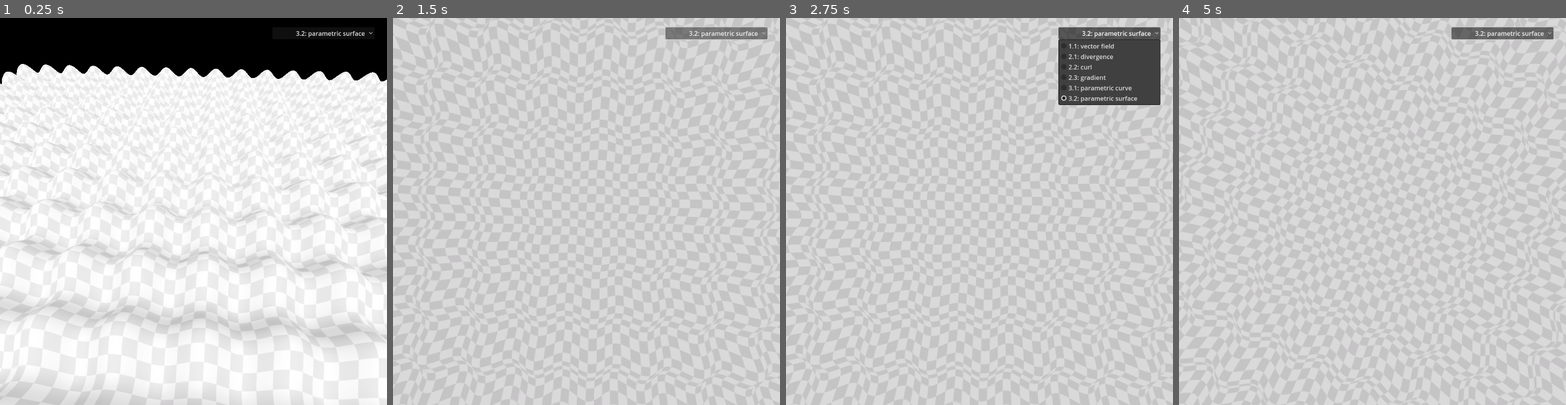
Above: before the commit, frames 1-4 (left to right).
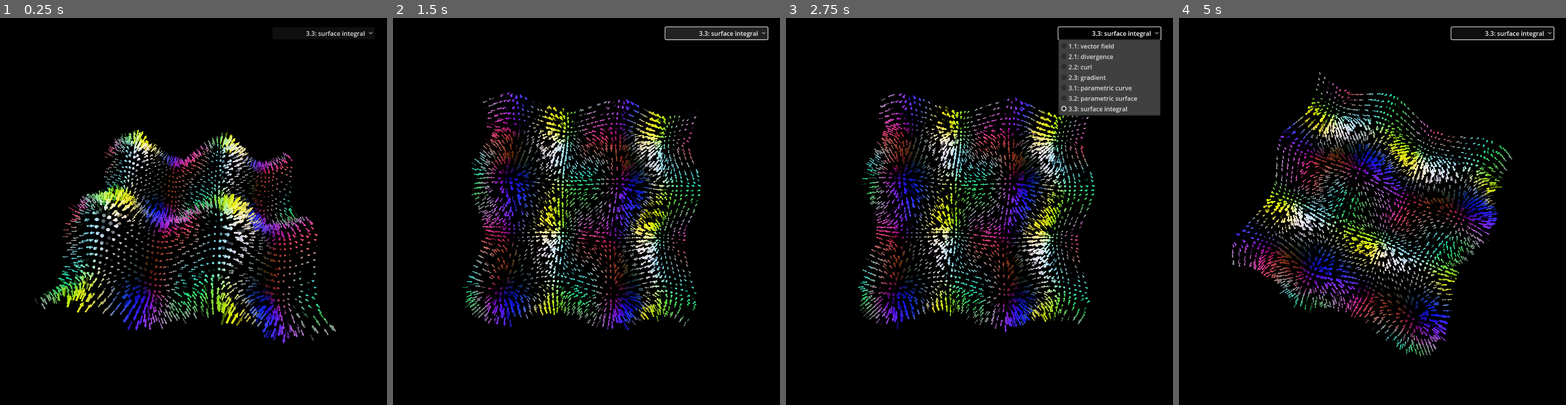
Above: after the commit, the same moments.

Repository: slotling/electromagnetism
Game: Godot game, scene res://Worlds/BaseWorlds/3d_world.tscn
Two runs of this game, one before a commit and one after it. Both use one fixed random seed, a clock stepped at 60 frames per second and the inputs below. Before the commit the project starts from res://3d_world.tscn.
Inputs (mouse positions are in pixels of both pictures, inside the frame that each line leads up to):
- Up to frame 1 (0.25 s): no input
- Up to frame 2 (1.5 s): click "3.2: parametric surface" (after the commit: "3.3: surface integral") at 0.5 s; click "3.2: parametric surface" (after the commit: "3.3: surface integral") at 1.25 s
- Up to frame 3 (2.75 s): click "3.2: parametric surface" (after the commit: "3.3: surface integral") at 2 s
- Up to frame 4 (5 s): move the mouse to (1457, 192) at 2.77 s; press the mouse at (1457, 192) at 2.78 s; move the mouse to (1295, 230) at 3.52 s; release the mouse at (1295, 230) at 3.53 s; click (1295, 230) at 3.6 s; move the mouse to (1411, 126) at 4.27 s; press the mouse at (1411, 126) at 4.28 s

The runs differ from the first frame. In frame 1, 86% of the frame differs, in the area x 0-100%, y 3-100%; in frame 2, 100%; in frame 3, 95%; in frame 4, 100%, in the area x 0-100%, y 0-100%.

Commit message:
surface vectors
Move base world files to Worlds/BaseWorlds directory for better project organization. Rename parametric files for clarity (3_1_parametric → 3_1_curve). Add new 3_3_surface_integral world with flux calculation. Refactor surface.gd with improved parametrization and normal calculations. Refactor vector field code to extract common drawing methods. Fix 2dswirl function from cos to sin.

Diff:
--- a/Global/Global.gd
+++ b/Global/Global.gd
@@ -15,7 +15,7 @@
 		func(x, y, z): return Vector3(0, 0, 0)
 	],
 	"2dswirl": [
-		func(x, y, z): return Vector3(cos(y), cos(x), 0),
+		func(x, y, z): return Vector3(sin(y), sin(x), 0),
 		func(x, y, z): return Vector3(0, 0, 0),
 		func(x, y, z): return 0,
 		func(x, y, z): return Vector3(0, 0, -sin(x) + sin(y))
@@ -51,14 +51,15 @@
 }
 
 @onready var ROOT_WORLD = get_tree().root.get_node("World")
-@onready var ROOT_SCENE = ROOT_WORLD.get_node("Scene")
+@onready var ROOT_SCENE
 @onready var WORLD
 
 @onready var CAMERA
 
 # Called when the node enters the scene tree for the first time.
 func _ready() -> void:
-	pass # Replace with function body.
+	if ROOT_WORLD:
+		ROOT_SCENE = ROOT_WORLD.get_node("Scene")
 
 
 # Called every frame. 'delta' is the elapsed time since the previous frame.
--- /dev/null
+++ b/Junk/node_3d.gd
@@ -0,0 +1,11 @@
+extends Node3D
+
+
+# Called when the node enters the scene tree for the first time.
+func _ready() -> void:
+	print(sin(-50) + sin(-50))
+
+
+# Called every frame. 'delta' is the elapsed time since the previous frame.
+func _process(delta: float) -> void:
+	pass
--- a/Junk/node_3d.tscn
+++ b/Junk/node_3d.tscn
@@ -1,6 +1,7 @@
-[gd_scene load_steps=6 format=4 uid="uid://jy6vukjb1n2g"]
+[gd_scene load_steps=7 format=4 uid="uid://jy6vukjb1n2g"]
 
 [ext_resource type="ArrayMesh" uid="uid://brfks7dnlrg16" path="res://Resources/Visual/ArrowMesh.tres" id="1_83b2w"]
+[ext_resource type="Script" uid="uid://bv3lmnelgxku5" path="res://Junk/node_3d.gd" id="1_elk6h"]
 [ext_resource type="SphereMesh" uid="uid://ni2p4sceba1d" path="res://Resources/Visual/TipMesh.tres" id="2_entwj"]
 [ext_resource type="CylinderMesh" uid="uid://dp8vruwyagpka" path="res://Resources/Visual/TailMesh.tres" id="3_b2s50"]
 
@@ -21,6 +22,7 @@
 }]
 
 [node name="Node3D" type="Node3D"]
+script = ExtResource("1_elk6h")
 
 [node name="USABLEMESH" type="MeshInstance3D" parent="."]
 transform = Transform3D(1, 0, 0, 0, 1, 0, 0, 0, 1, 3, 0, 0)
--- /dev/null
+++ b/Junk/sphere.tscn
@@ -0,0 +1,12 @@
+[gd_scene load_steps=3 format=3 uid="uid://dvwyumy62wtad"]
+
+[sub_resource type="StandardMaterial3D" id="StandardMaterial3D_iwn6x"]
+albedo_color = Color(1, 0, 0, 1)
+
+[sub_resource type="SphereMesh" id="SphereMesh_iwn6x"]
+material = SubResource("StandardMaterial3D_iwn6x")
+radius = 2.0
+height = 4.0
+
+[node name="Sphere" type="MeshInstance3D"]
+mesh = SubResource("SphereMesh_iwn6x")
--- a/Scenes/surface.gd
+++ b/Scenes/surface.gd
@@ -1,28 +1,41 @@
 extends Node3D
 
-var i_start = 0
-var i_end = 500
-var j_start = 0
-var j_end = 500
+var i_end = 50
+var j_end = 50
+var texture_spacing = 1.0/5.0
+var u_scale = 0.25
+var v_scale = 0.25
+var u_intercept = -25.0/4
+var v_intercept = -25.0/4
 
 func F(u, v):
-	var pol = PI * u / 100
-	var azi = 2 * PI * v / 100
-	var r = 50
+	#var pol = PI * u / 100
+	#var azi = 2 * PI * v / 100
+	#var r = 10
 	#return Vector3(r*sin(pol)*cos(azi), r*cos(pol), r*sin(pol)*sin(azi))
 	#return Vector3(u, v, u+v) * 10
-	#return Vector3(sin(u * 2 * PI / 100), cos(u * 2 * PI / 100), sin(v)) * 10
-	return Vector3(u-50, sin(u) + sin(v), v-50)
+	#return Vector3(sin(u * 2 * PI / 100), cos(u * 2 * PI / 100), sin(v))
+	return Vector3(v, sin(u) + sin(v), u)
+	#return Vector3((2+sin(v)) * cos(u), (2+sin(v)) * sin(u), u + cos(v))
+	#return Vector3(2 * cos(u) + v * cos(u/2), 2 * sin(u) + v * cos(u/2), v * sin(u/2))
+
+var raw_verts = PackedVector3Array()
+var raw_crosses = PackedVector3Array()
+
+var verts = PackedVector3Array()
+var uvs = PackedVector2Array()
+var normals = PackedVector3Array()
+var indices = PackedInt32Array()
 
 # Called when the node enters the scene tree for the first time.
 func _ready() -> void:
 	var surface_array = []
 	surface_array.resize(Mesh.ARRAY_MAX)
 
-	var verts = PackedVector3Array()
-	var uvs = PackedVector2Array()
-	var normals = PackedVector3Array()
-	var indices = PackedInt32Array()
+	verts = PackedVector3Array()
+	uvs = PackedVector2Array()
+	normals = PackedVector3Array()
+	indices = PackedInt32Array()
 
 	#for i in range(u_start, u_end, 1):
 		#for j in range(v_start, v_end, 1):
@@ -34,22 +47,30 @@
 			#uvs.push_back(Vector2(u, v))
 			#normals.push_back((F(u2, v) - F(u, v)).cross(F(u, v2) - F(u, v)).normalized())
 
-	for i in range(i_start, i_end+1):
-		for j in range(j_start, j_end+1):
-			var u = i * G.WORLD.config.draw.ValScale
-			var u2 = (i+1) * G.WORLD.config.draw.ValScale
-			var v = j * G.WORLD.config.draw.ValScale
-			var v2 = (j+1) * G.WORLD.config.draw.ValScale
+	for i in range(0, i_end+1):
+		for j in range(0, j_end+1):
+			var u = i * u_scale + u_intercept
+			var u2 = (i+1) * u_scale + u_intercept
+			var v = j * v_scale + v_intercept
+			var v2 = (j+1) * v_scale + v_intercept
+			#print(u, " ", v)
 
-			var vert = F(u, v) * G.WORLD.config.draw.PosScale
-			var normal = F(u, v).normalized()
-			var uv = Vector2(i/10.0, j/10.0)
+			var raw_vert = F(u, v)
+			var vert = raw_vert * G.WORLD.config.draw.PosScale
+			var cross = (F(u2, v) - F(u, v)).cross(F(u, v2) - F(u, v))
+			var normal = cross.normalized()
+			var uv = Vector2(i * texture_spacing, j * texture_spacing)
+
+			raw_verts.push_back(raw_vert)
+			raw_crosses.push_back(cross)
 			verts.push_back(vert)
 			uvs.push_back(uv)
-			normals.push_back(-(F(u2, v) - F(u, v)).cross(F(u, v2) - F(u, v)).normalized())
+			#print(vert, normal)
+			normals.push_back(normal)
 
-			if i > 0 and v > 0:
-				var icount = i_end - i_start + 1
+			if i > 0 and j > 0:
+				var icount = j_end + 1
+				# front triangles
 				indices.push_back(i*icount + j-1)
 				indices.push_back((i-1)*icount + j)
 				indices.push_back((i-1)*icount + j-1)
@@ -58,6 +79,7 @@
 				indices.push_back(i*icount + j)
 				indices.push_back((i-1)*icount + j)
 
+				# back triangles
 				indices.push_back((i-1)*icount + j-1)
 				indices.push_back((i-1)*icount + j)
 				indices.push_back(i*icount + j-1)
@@ -71,9 +93,12 @@
 	surface_array[Mesh.ARRAY_NORMAL] = normals
 	surface_array[Mesh.ARRAY_INDEX] = indices
 
-
+	$MeshInstance3D.mesh.clear_surfaces()
 	$MeshInstance3D.mesh.add_surface_from_arrays(Mesh.PRIMITIVE_TRIANGLES, surface_array)
 
 # Called every frame. 'delta' is the elapsed time since the previous frame.
 func _process(delta: float) -> void:
+	#_ready()
+	#v_intercept -= 0.1
+	#print(v_intercept)
 	pass
--- a/Scenes/surface.tscn
+++ b/Scenes/surface.tscn
@@ -4,7 +4,10 @@
 [ext_resource type="Texture2D" uid="uid://d3teg332mh6pv" path="res://Assets/Group 1.svg" id="2_2tapi"]
 
 [sub_resource type="StandardMaterial3D" id="StandardMaterial3D_o104s"]
+transparency = 1
+depth_draw_mode = 1
 specular_mode = 2
+albedo_color = Color(1, 1, 1, 0.003921569)
 albedo_texture = ExtResource("2_2tapi")
 
 [sub_resource type="ArrayMesh" id="ArrayMesh_2tapi"]
--- a/Worlds/1_vector_fields/1_1_fields.gd
+++ b/Worlds/1_vector_fields/1_1_fields.gd
@@ -15,25 +15,34 @@
 	var evaluation = G.FUNCTIONS[G.current_function_index][config.subfunction_choice].call(x, y, z)
 	return evaluation if typeof(evaluation) == TYPE_VECTOR3 else Vector3(evaluation, 0, 0)
 
-func _ready() -> void:
+func add_drawing_object(x, y, z, value):
+	var ix = float(x) / float(config.draw.ValScale)
+	var iy = float(y) / float(config.draw.ValScale)
+	var iz = float(z) / float(config.draw.ValScale)
+	var pos := config.draw.PosScale * Vector3(ix, iy, iz)
+
+	drawing_list.append([value, pos])
+
+	calculated_settings["max"] = calculated_settings["max"].max(value)
+	calculated_settings["magmax"] = max(calculated_settings["magmax"], value.length())
+	calculated_settings["min"] = calculated_settings["min"].min(value)
+
+func create_drawing_list() -> void:
 	for ix in range(config.draw.LatticeStart.x, config.draw.LatticeEnd.x+1, 1):
 		for iy in range(config.draw.LatticeStart.y, config.draw.LatticeEnd.y+1, 1):
 			for iz in range(config.draw.LatticeStart.z, config.draw.LatticeEnd.z+1, 1):
-				#if ix**2+iy**2+iz**2 > 30:
-					#continue
-
 				var x = config.draw.ValScale * ix
 				var y = config.draw.ValScale * iy
 				var z = config.draw.ValScale * iz
-				var value := F(x, y, z)
-				var pos := config.draw.PosScale * Vector3(ix, iy, iz)
+				var value = F(x, y, z)
+				add_drawing_object(x, y, z, value)
 
-				drawing_list.append([value, pos])
+func get_instance_count():
+	var instances_dim := config.draw.LatticeEnd + Vector3.ONE - config.draw.LatticeStart
+	return instances_dim.x * instances_dim.y * instances_dim.z
 
-				calculated_settings["max"] = calculated_settings["max"].max(value)
-				calculated_settings["magmax"] = max(calculated_settings["magmax"], value.length())
-				calculated_settings["min"] = calculated_settings["min"].min(value)
-
+func _ready() -> void:
+	create_drawing_list()
 	draw_vectors(0, true)
 
 var cycle_length = 1
@@ -41,8 +50,7 @@
 func draw_vectors(curtime=0, init=false):
 	var MM = $MM.multimesh
 
-	var instances_dim := config.draw.LatticeEnd + Vector3.ONE - config.draw.LatticeStart
-	var instance_count := instances_dim.x * instances_dim.y * instances_dim.z
+	var instance_count = get_instance_count()
 
 	if init:
 		MM.transform_format = MultiMesh.TRANSFORM_3D
--- a/Worlds/3_parametric_equations/3_1_parametric.tscn
+++ b/Worlds/3_parametric_equations/3_1_curve.tscn
@@ -1,7 +1,7 @@
 [gd_scene load_steps=7 format=3 uid="uid://ds6tgon6cwvmr"]
 
 [ext_resource type="PackedScene" uid="uid://bakh64v877oqf" path="res://Scenes/path.tscn" id="1_ia4ts"]
-[ext_resource type="Script" uid="uid://ci43ksigk8hts" path="res://Worlds/3_parametric_equations/3_1_parametric.gd" id="1_ovkn6"]
+[ext_resource type="Script" uid="uid://ci43ksigk8hts" path="res://Worlds/3_parametric_equations/3_1_curve.gd" id="1_ovkn6"]
 [ext_resource type="Script" uid="uid://ckj7ev16yia8c" path="res://Resources/Configs/DrawConfig.gd" id="2_5jxig"]
 [ext_resource type="Script" uid="uid://b38abs6n85w0l" path="res://Resources/Configs/WorldConfig.gd" id="3_2rbmn"]
 
--- a/Worlds/3_parametric_equations/3_2_surface.tscn
+++ b/Worlds/3_parametric_equations/3_2_surface.tscn
@@ -7,8 +7,6 @@
 
 [sub_resource type="Resource" id="Resource_811um"]
 script = ExtResource("2_svktb")
-PosScale = 5.0
-ValScale = 0.2
 metadata/_custom_type_script = "uid://ckj7ev16yia8c"
 
 [sub_resource type="Resource" id="Resource_m1sw4"]
--- /dev/null
+++ b/Worlds/3_parametric_equations/3_3_surface_integral.gd
@@ -0,0 +1,37 @@
+extends VectorField
+
+var sphere = preload("res://Junk/sphere.tscn")
+
+func estimate_surface_integral():
+	var sum = Vector3.ZERO
+	for vert_index in $surface.raw_verts.size():
+		var vert = $surface.raw_verts[vert_index]
+		var normal = $surface.normals[vert_index]
+		var cross = $surface.raw_crosses[vert_index]
+		var x = vert.x
+		var y = vert.y
+		var z = vert.z
+
+		var value = F(x, y, z).dot(cross) * Vector3(1, 0, 0)
+		sum += value
+	return sum
+
+func create_drawing_list() -> void:
+	for vert_index in $surface.raw_verts.size():
+		var vert = $surface.raw_verts[vert_index]
+		var normal = $surface.normals[vert_index]
+		var cross = $surface.raw_crosses[vert_index]
+		var x = vert.x
+		var y = vert.y
+		var z = vert.z
+
+		var value = F(x, y, z).dot(cross) * normal
+		#var value = F(x, y, z)
+
+		#print(vert)
+		add_drawing_object(x, y, z, value)
+
+	print("Flux: ", estimate_surface_integral().x)
+
+func get_instance_count():
+	return ($surface.i_end+1) * ($surface.j_end+1)
--- /dev/null
+++ b/Worlds/3_parametric_equations/3_3_surface_integral.tscn
@@ -0,0 +1,25 @@
+[gd_scene load_steps=8 format=3 uid="uid://ehfxyysvctxi"]
+
+[ext_resource type="PackedScene" uid="uid://4tag6ti1sfhp" path="res://Worlds/1_vector_fields/1_1_fields.tscn" id="1_kd7ai"]
+[ext_resource type="Script" uid="uid://cl1kpty6lvopm" path="res://Worlds/3_parametric_equations/3_3_surface_integral.gd" id="2_m4fcu"]
+[ext_resource type="Script" uid="uid://ckj7ev16yia8c" path="res://Resources/Configs/DrawConfig.gd" id="3_ptxdd"]
+[ext_resource type="PackedScene" uid="uid://de33bloc4b5qt" path="res://Scenes/surface.tscn" id="3_q2o5h"]
+[ext_resource type="Script" uid="uid://b38abs6n85w0l" path="res://Resources/Configs/WorldConfig.gd" id="4_rca18"]
+
+[sub_resource type="Resource" id="Resource_vakic"]
+script = ExtResource("3_ptxdd")
+ValScale = 1.0
+MultSize = 0.5
+metadata/_custom_type_script = "uid://ckj7ev16yia8c"
+
+[sub_resource type="Resource" id="Resource_jeg0m"]
+script = ExtResource("4_rca18")
+draw = SubResource("Resource_vakic")
+metadata/_custom_type_script = "uid://b38abs6n85w0l"
+
+[node name="3_3_surface_integral" instance=ExtResource("1_kd7ai")]
+script = ExtResource("2_m4fcu")
+config = SubResource("Resource_jeg0m")
+
+[node name="surface" parent="." index="1" instance=ExtResource("3_q2o5h")]
+visible = false
--- a/3d_world.gd
+++ b/Worlds/BaseWorlds/3d_world.gd
@@ -8,10 +8,11 @@
 		"2.1: divergence": load("res://Worlds/2_derivatives/2_1_divergence.tscn"),
 		"2.2: curl": load("res://Worlds/2_derivatives/2_2_curl.tscn"),
 		"2.3: gradient": load("res://Worlds/2_derivatives/2_3_gradient.tscn"),
-		"3.1: parametric curve": load("res://Worlds/3_parametric_equations/3_1_parametric.tscn"),
+		"3.1: parametric curve": load("res://Worlds/3_parametric_equations/3_1_curve.tscn"),
 		"3.2: parametric surface": load("res://Worlds/3_parametric_equations/3_2_surface.tscn"),
+		"3.3: surface integral": load("res://Worlds/3_parametric_equations/3_3_surface_integral.tscn"),
 	}
-	$SceneSwitcher.init(scenes, 5)
+	$SceneSwitcher.init(scenes, 6)
 
 
 # Called every frame. 'delta' is the elapsed time since the previous frame.
--- a/3d_world.tscn
+++ b/Worlds/BaseWorlds/3d_world.tscn
@@ -1,6 +1,6 @@
 [gd_scene load_steps=7 format=3 uid="uid://cre3xje2sbo5h"]
 
-[ext_resource type="Script" uid="uid://c3p2c07rqxu0e" path="res://3d_world.gd" id="1_jbcjw"]
+[ext_resource type="Script" uid="uid://c3p2c07rqxu0e" path="res://Worlds/BaseWorlds/3d_world.gd" id="1_jbcjw"]
 [ext_resource type="PackedScene" uid="uid://db6l0b7ieh54k" path="res://Scenes/scene_switcher.tscn" id="2_uxfqk"]
 [ext_resource type="Script" uid="uid://dwpefa5nxn2kr" path="res://camera_3d.gd" id="3_qhi0i"]
 
Not shown, added: Junk/node_3d.gd.uid
Renamed: Worlds/3_parametric_equations/3_1_parametric.gd -> Worlds/3_parametric_equations/3_1_curve.gd
Renamed: Worlds/3_parametric_equations/3_1_parametric.gd.uid -> Worlds/3_parametric_equations/3_1_curve.gd.uid
Not shown, added: Worlds/3_parametric_equations/3_3_surface_integral.gd.uid
Renamed: 3d_world.gd.uid -> Worlds/BaseWorlds/3d_world.gd.uid
